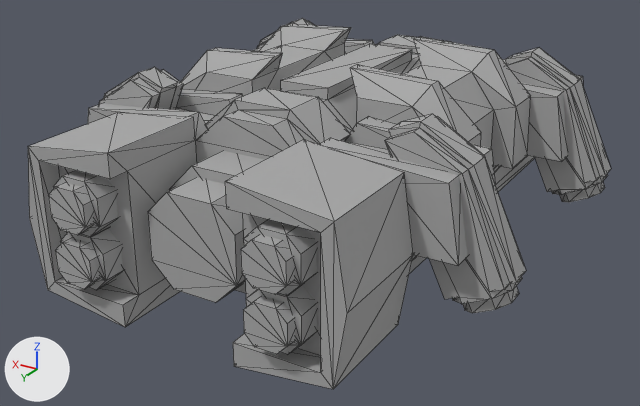
The FBX model art/original_models/L_air_carrier.FBX, before and after one commit.
The view is the same before and after, from a 50 mm camera at (-15.3, 27.6, 14.1) aimed at (0.8, 0.7, 0.7). Arrows for +X, +Y and +Z are at lower left; the lights stay in place. Mesh edges are drawn as thin lines. Vertices at the same position are counted once.
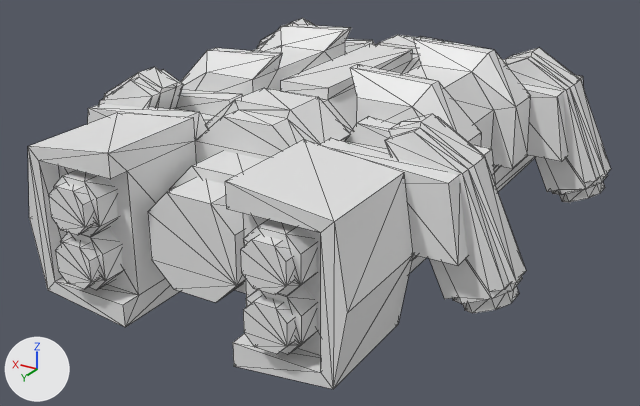
What differs and where, as boxes (x1, y1, x2, y2) in the pictures (640 x 406 px; the box of a moved part takes in the faces that stretch with it):
part 1 of me_mesh, moved or reshaped
    before: (246, 282, 316, 344)
    after: (246, 281, 316, 344)
part 2 of me_mesh, moved or reshaped
    both: (81, 221, 114, 237)
part 3 of me_mesh, recoloured
    both: (28, 18, 611, 389)

What the commit changed:
me_mesh is used by ob_mesh; location (0.0, 0.0, 0.0).
me_mesh had 704 vertices, 1332 faces and spanned x -8.5..8.5, y -12.7..10.8, z -0.3..6.7.
me_mesh now has 702 vertices, 1332 faces and spans x -8.5..8.5, y -12.7..10.8, z -0.3..6.7.
Part 1, on me_mesh:
1 vertex is removed from x -4.0, y 9.4, z 2.6.
19 faces are deleted.
19 new faces join them.
Part 2, on me_mesh:
1 vertex is removed from x 3.1, y 9.4, z 2.6.
7 faces are deleted.
7 new faces join them.
me_mesh part 3: 1306 faces spanning x -8.5..8.5, y -12.7..10.8, z -0.3..6.7 switch from mat_lambert1 (grey #aaaaaa) to no material.
